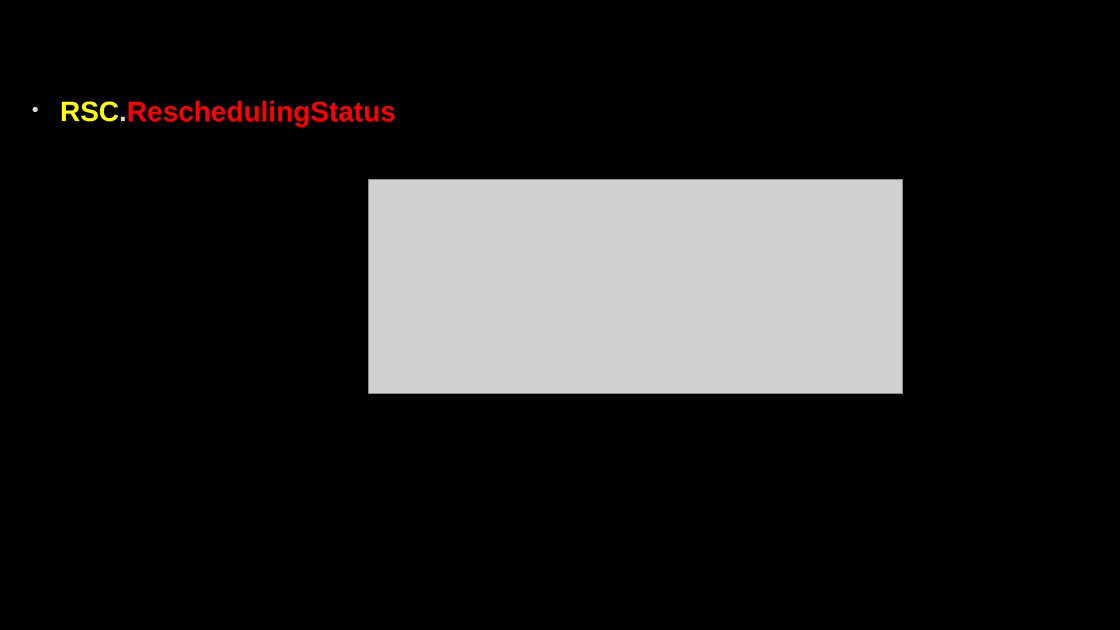
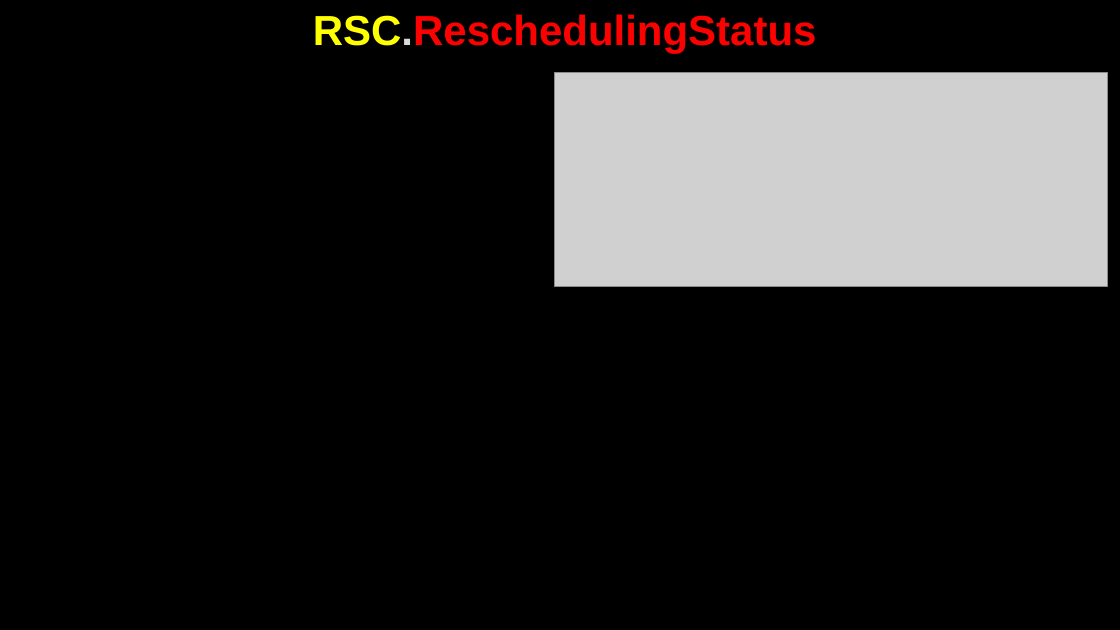
Before and after one commit to AhmedMohamedSamir1/Summary, a slide deck: slide 200 of Dot Net/Business.pptx. Drawn at 1120x630 pixels with LibreOffice and Linux fonts; fonts in the diff are those of the drawing; grey boxes stand for pictures; background and template pictures are left out. Boxes give left, top, right and bottom in pixels: in the first picture for what was removed or moved away, otherwise in the second. Text is boxed around its words. In the diff, an @@ line names an element or a change of style, - is before the commit and + after.

```diff
--- a/Dot Net/Business.pptx
+++ b/Dot Net/Business.pptx
@@ title "RSC.ReschedulingStatus": place and size @@
-title "RSC.ReschedulingStatus" at (60,100,396,126)
+title "RSC.ReschedulingStatus" at (313,14,817,53)
@@ title "RSC.ReschedulingStatus" at (313,14,817,53): size 24 to 36 pt; alignment left to centre; bullet • to none; less space between paragraphs; vertical alignment top to middle @@
@@ picture: place and size @@
-picture at (369,180,902,394)
+picture at (555,72,1108,287)
```
Also in this commit, not shown: 1 other slide changed, 2 slides added, 6 other files.
